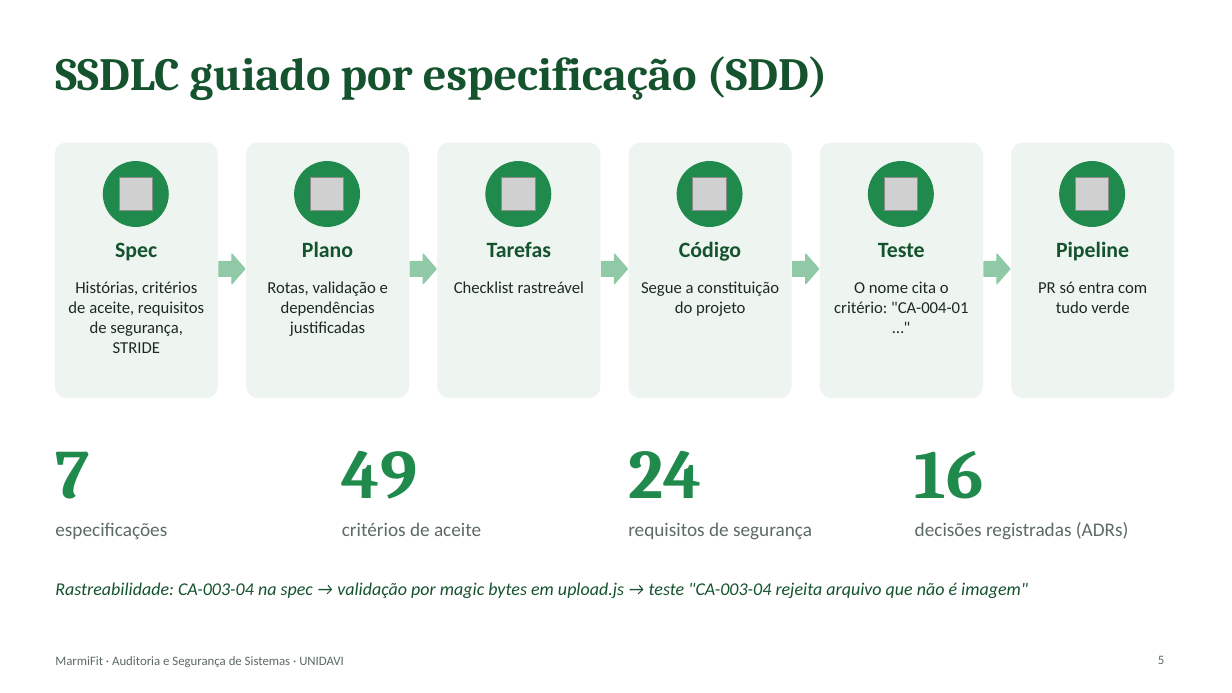
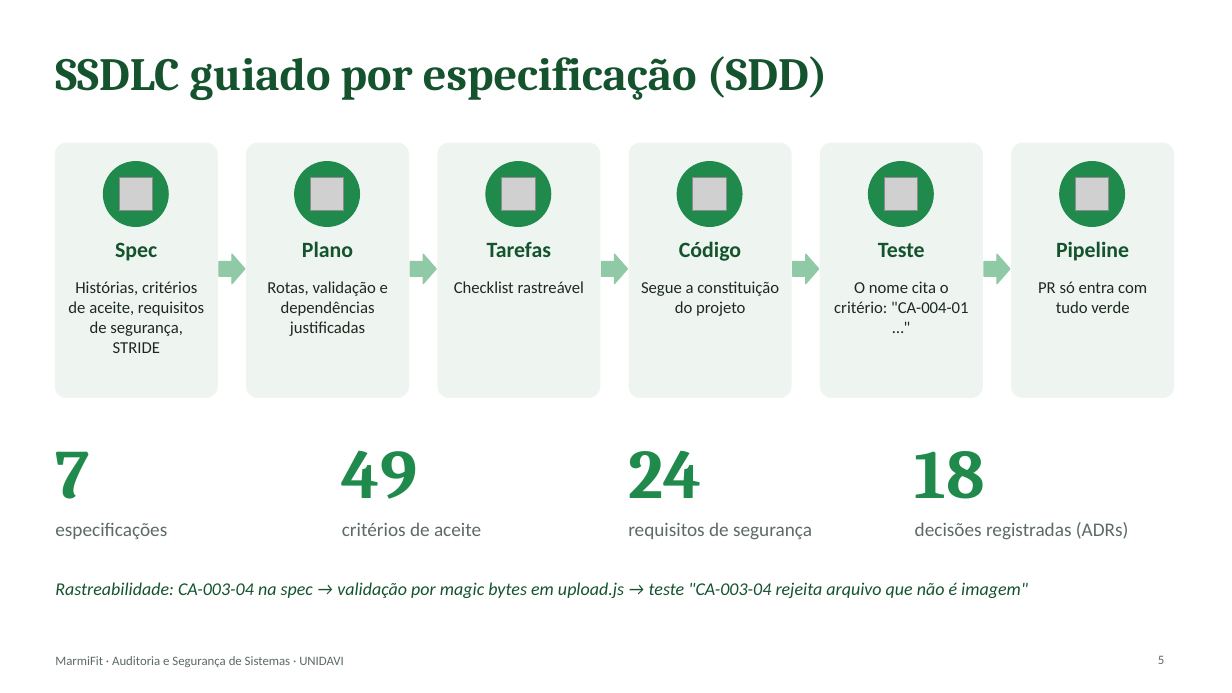
Before and after one commit to 1GustavoBorgonha1/aplicacao_tb_fnl_si, a slide deck: slide 5 of docs/apresentacao/MarmiFit-apresentacao.pptx. Drawn at 1232x693 pixels with LibreOffice and Linux fonts; fonts in the diff are those of the drawing; grey boxes stand for pictures. Boxes give left, top, right and bottom in pixels: in the first picture for what was removed or moved away, otherwise in the second. Text is boxed around its words. In the diff, an @@ line names an element or a change of style, - is before the commit and + after.

```diff
--- a/docs/apresentacao/MarmiFit-apresentacao.pptx
+++ b/docs/apresentacao/MarmiFit-apresentacao.pptx
@@ text at [915, 451, 985, 499]: text changed @@
-16
+18
```
Also in this commit, not shown: 7 other slides changed, 1 slide added, 1 other file.
